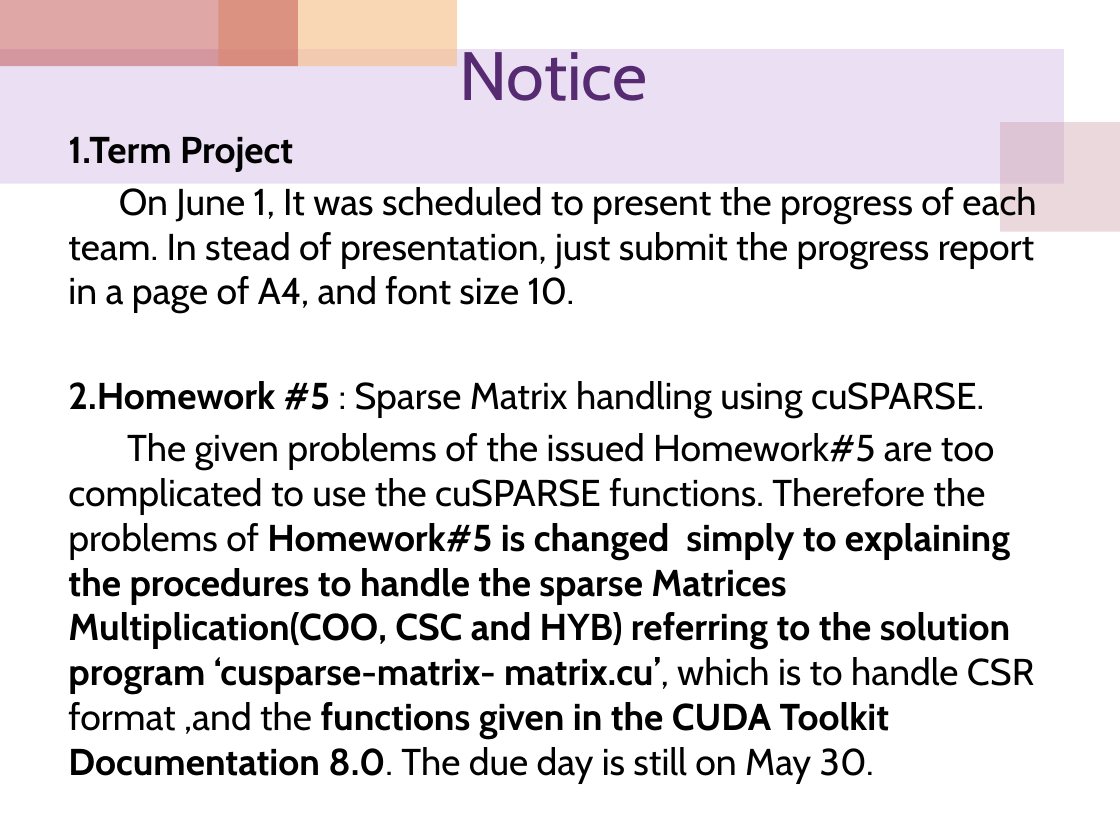
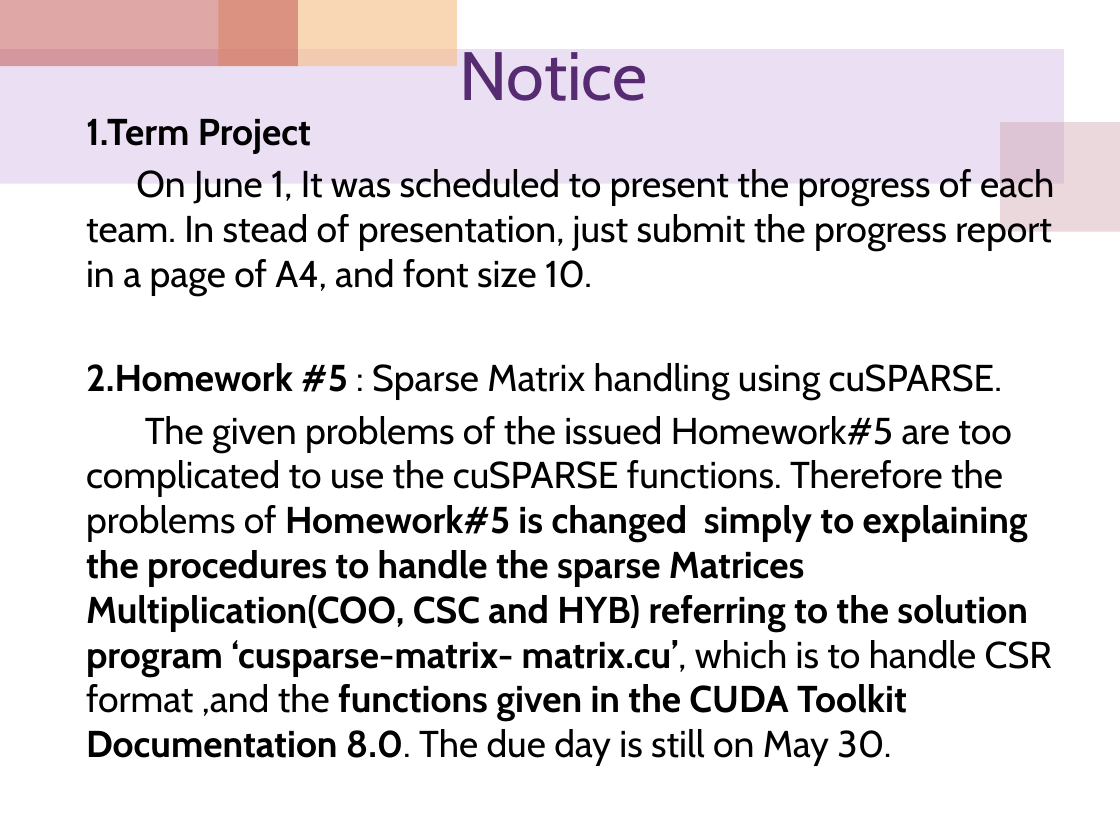
Before and after one commit to cocojk/major, a slide deck: slide 1 of gpu/homework/homework5/Notice_TermProject_Homework5_Presentation.pptx. Drawn at 1120x840 pixels with LibreOffice and Linux fonts; fonts in the diff are those of the drawing. Boxes give left, top, right and bottom in pixels: in the first picture for what was removed or moved away, otherwise in the second. Text is boxed around its words. In the diff, an @@ line names an element or a change of style, - is before the commit and + after.

```diff
--- a/gpu/homework/homework5/Notice_TermProject_Homework5_Presentation.pptx
+++ b/gpu/homework/homework5/Notice_TermProject_Homework5_Presentation.pptx
@@ text "1.Term Project": place and size @@
-text "1.Term Project" at (68,137,1036,783)
+text "1.Term Project" at (86,119,1054,766)
```
Also in this commit, not shown: 28 other files.
